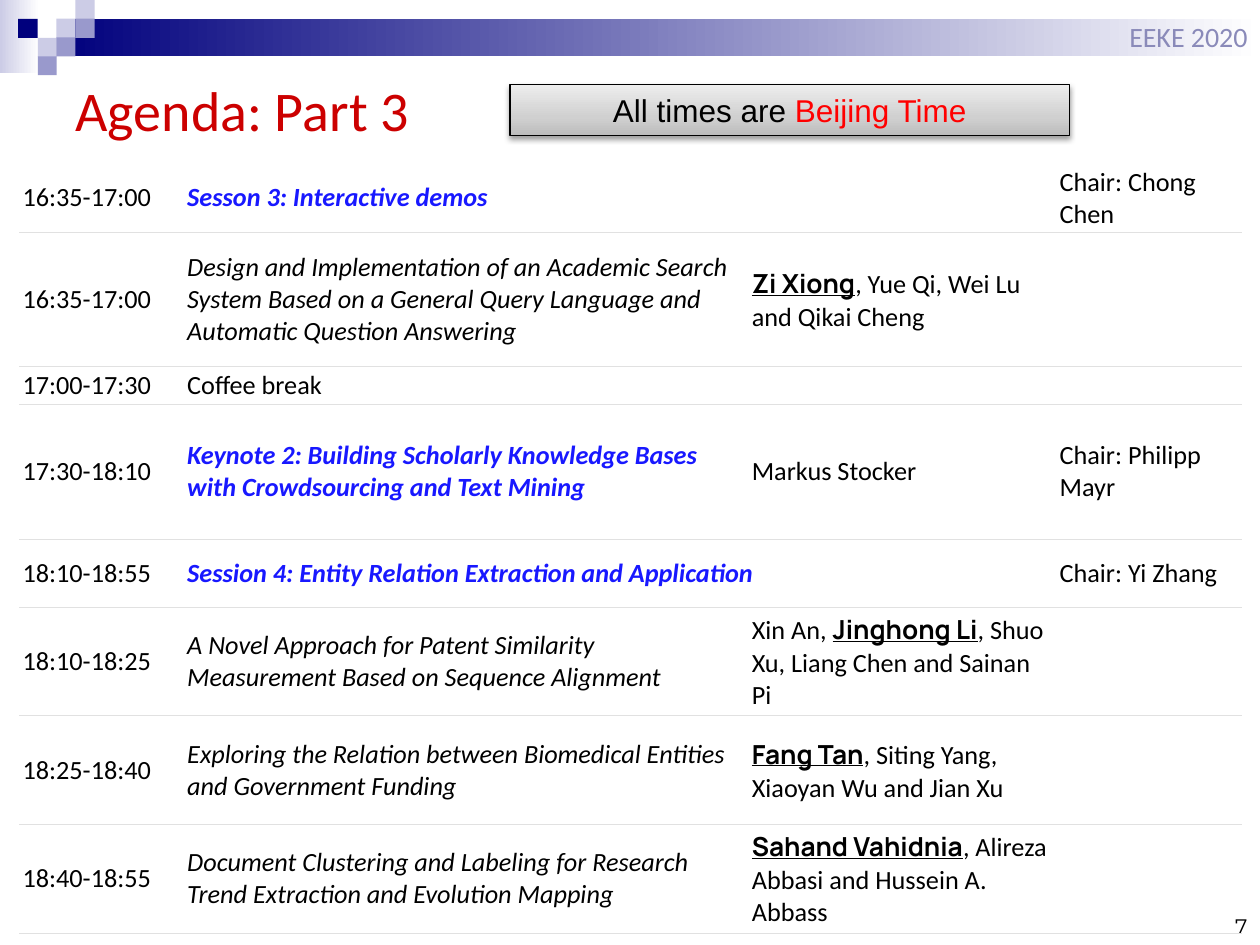
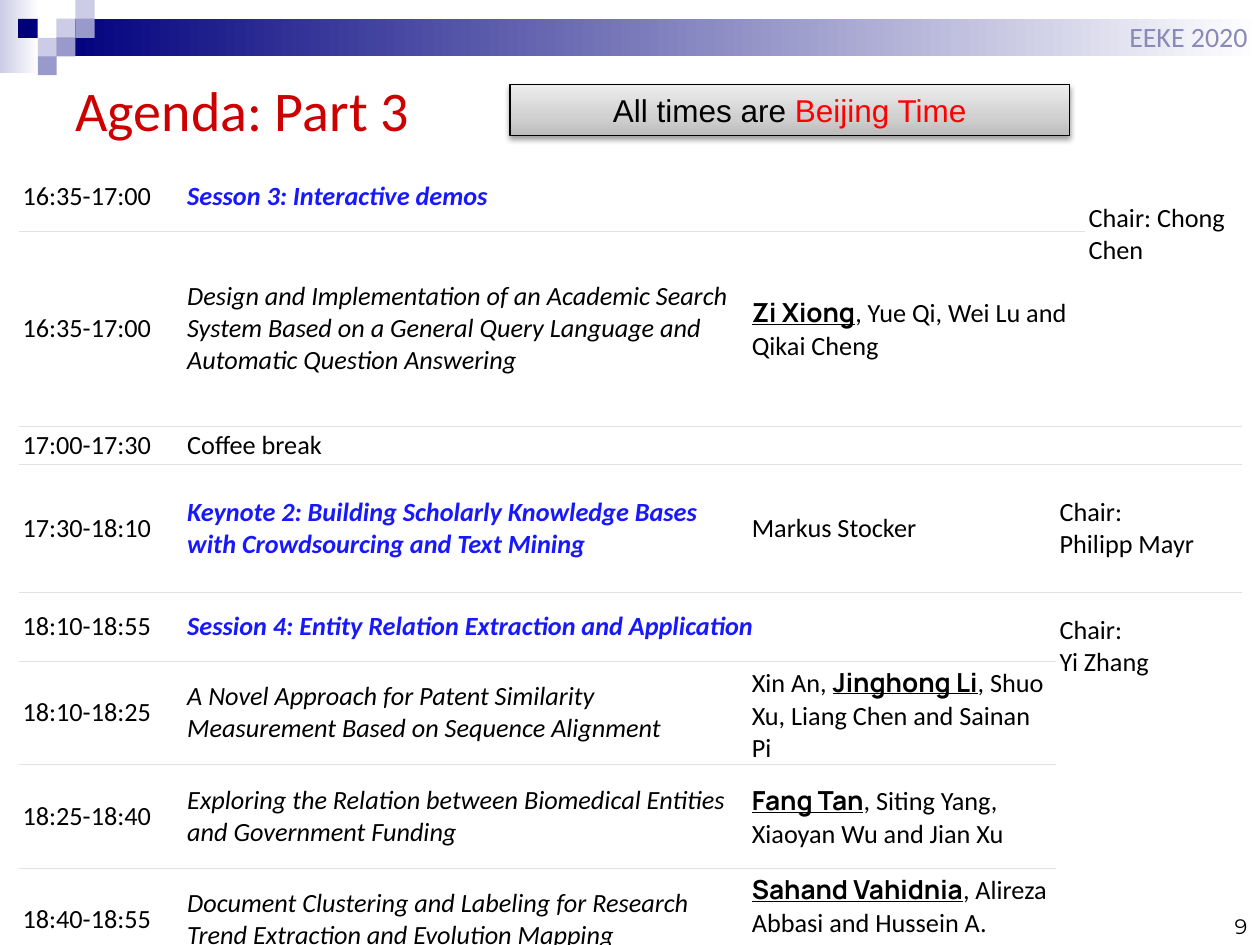
Before and after one commit to EEKE2020/EEKE2020.github.io, a slide deck: slide 9 of slides/eeke2020_intro.pptx (slide 7 before the commit). Drawn at 1260x945 pixels with LibreOffice and Linux fonts; fonts in the diff are those of the drawing. Boxes give left, top, right and bottom in pixels: in the first picture for what was removed or moved away, otherwise in the second. Text is boxed around its words. In the diff, an @@ line names an element or a change of style, - is before the commit and + after.

```diff
--- a/slides/eeke2020_intro.pptx
+++ b/slides/eeke2020_intro.pptx
@@ table at box(19, 163, 1242, 945) @@
-column 5: Chair: Chong Chen |  |  | Chair: Philipp Mayr | Chair: Yi Zhang |  |  | 
+column 5:  |  |  | Chair: / Philipp Mayr | Chair: / Yi Zhang |  |  | 
+column 6: Chair: Chong Chen |  |  |  |  |  |  | 
@@ page number at box(1235, 919, 1248, 934): text changed @@
-7
+9
```
Also in this commit, not shown: 8 other slides changed, 3 slides added.
